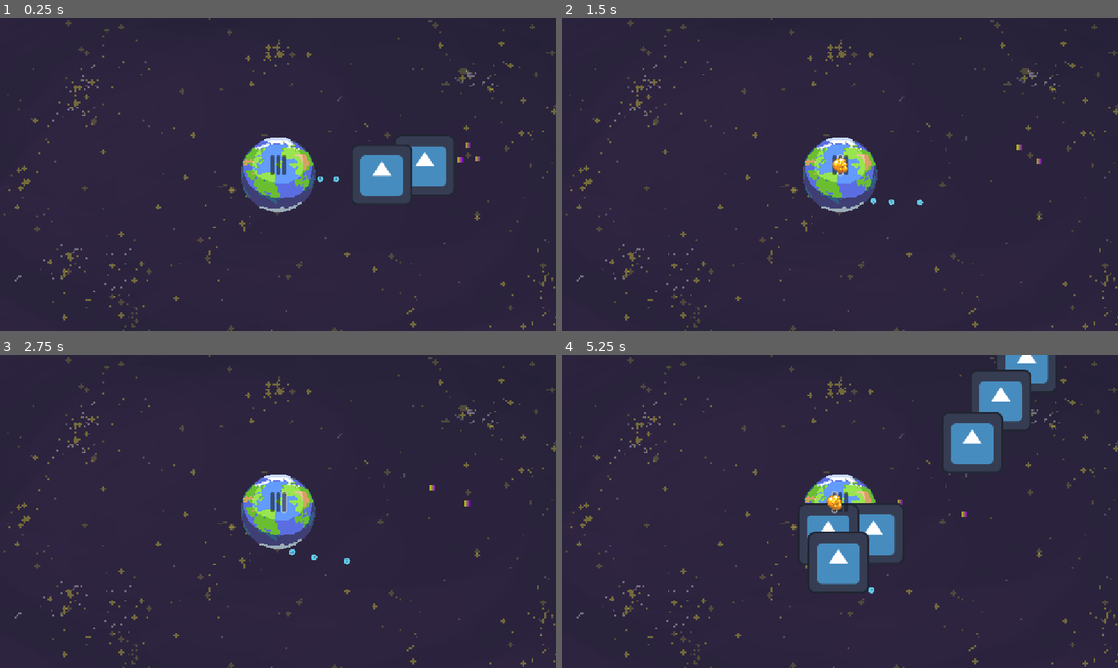
Above: before the commit, frames 1-4 (two rows, left to right).
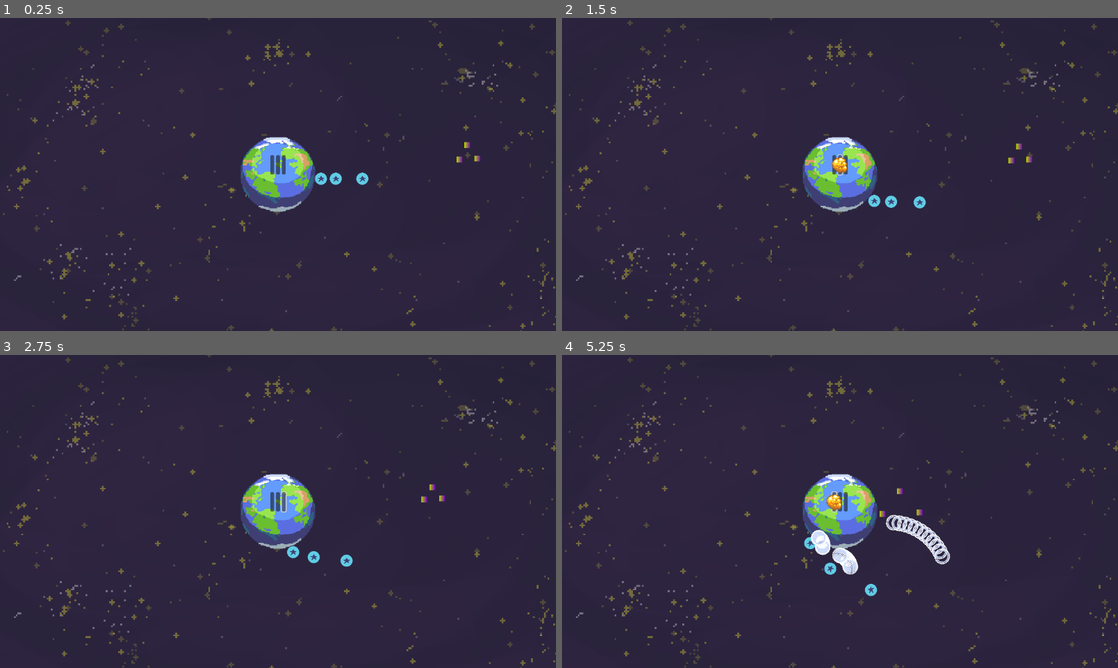
Above: after the commit, the same moments.

Repository: BoiPlex/Orbitron
Game: Godot game, scene res://scenes/game_world.tscn
Same seed, same stepped clock (60 frames per second), same inputs: the game is played once before the commit and once after it. The engine's default icon, where the game draws it, is replaced by a stand-in: a white triangle on a blue panel in a dark square.
Inputs (mouse positions are in pixels of both pictures, inside the frame that each line leads up to):
- Up to frame 1 (0.25 s): no input
- Up to frame 2 (1.5 s): click (834, 165) at 0.5 s; click (840, 165) at 1.25 s
- Up to frame 3 (2.75 s): click (283, 502) at 2 s
- Up to frame 4 (5.25 s): click (834, 502) at 2.75 s; click (840, 502) at 3.5 s; click (845, 502) at 4.25 s; click (834, 502) at 5 s

The runs differ from the first frame. In frame 1, 4.7% of the frame differs, in the area x 0-100%, y 0-100%; in frame 2, 1.6%; in frame 3, 1.6%; in frame 4, 10%.

Commit message:
tower sprite and balance updates

Diff:
--- a/orbitron-game/project.godot
+++ b/orbitron-game/project.godot
@@ -30,7 +30,7 @@
 
 [display]
 
-window/stretch/mode="canvas_items"
+window/stretch/mode="viewport"
 
 [layer_names]
 
--- a/orbitron-game/resources/basic_ally_proj.tres
+++ b/orbitron-game/resources/basic_ally_proj.tres
@@ -1,7 +1,7 @@
 [gd_resource type="Resource" script_class="ProjectileStats" load_steps=3 format=3 uid="uid://bal7popik6k7r"]
 
 [ext_resource type="Script" uid="uid://bdl3ke2ju4jip" path="res://scripts/resources/projectile_stats_template.gd" id="1_tgpor"]
-[ext_resource type="Texture2D" uid="uid://1gfdlpqbdq6i" path="res://icon.svg" id="2_fm77b"]
+[ext_resource type="Texture2D" uid="uid://bktys4mgw7o0" path="res://assets/gunproj.png" id="2_fm77b"]
 
 [resource]
 script = ExtResource("1_tgpor")
--- a/orbitron-game/resources/melee_proj.tres
+++ b/orbitron-game/resources/melee_proj.tres
@@ -1,12 +1,14 @@
-[gd_resource type="Resource" script_class="ProjectileStats" load_steps=2 format=3 uid="uid://dbujadhdken3l"]
+[gd_resource type="Resource" script_class="ProjectileStats" load_steps=3 format=3 uid="uid://dbujadhdken3l"]
 
 [ext_resource type="Script" uid="uid://bdl3ke2ju4jip" path="res://scripts/resources/projectile_stats_template.gd" id="1_fcp80"]
+[ext_resource type="Texture2D" uid="uid://ce54mdqokva0x" path="res://assets/meleeproj.png" id="2_3mfko"]
 
 [resource]
 script = ExtResource("1_fcp80")
 initial_speed = 1000.0
 destroy_on_hit = false
 lifetime = 0.1
+sprite_texture = ExtResource("2_3mfko")
 entity_name = ""
 max_health = 100
 contact_damage = 10
--- a/orbitron-game/resources/melee_tower_I.tres
+++ b/orbitron-game/resources/melee_tower_I.tres
@@ -1,7 +1,8 @@
-[gd_resource type="Resource" script_class="TowerStats" load_steps=4 format=3 uid="uid://c81ugxxb0bo5o"]
+[gd_resource type="Resource" script_class="TowerStats" load_steps=5 format=3 uid="uid://c81ugxxb0bo5o"]
 
 [ext_resource type="Resource" uid="uid://dbujadhdken3l" path="res://resources/melee_proj.tres" id="1_8omnl"]
 [ext_resource type="Script" uid="uid://b3qwo5g5sgdgc" path="res://scripts/resources/tower_stats_template.gd" id="1_71nee"]
+[ext_resource type="Texture2D" uid="uid://cevqwon12rr3j" path="res://assets/melee1.png" id="3_nqwlw"]
 [ext_resource type="Resource" uid="uid://cb014gopfihqt" path="res://resources/melee_tower_II.tres" id="3_o04ps"]
 
 [resource]
@@ -16,6 +17,7 @@
 bursts = 1
 burst_interval = 0.0
 detection_range = 50.0
+sprite_texture = ExtResource("3_nqwlw")
 entity_name = "Guardian I"
 max_health = 200
 contact_damage = 10
--- a/orbitron-game/resources/melee_tower_II.tres
+++ b/orbitron-game/resources/melee_tower_II.tres
@@ -1,8 +1,9 @@
-[gd_resource type="Resource" script_class="TowerStats" load_steps=4 format=3 uid="uid://cb014gopfihqt"]
+[gd_resource type="Resource" script_class="TowerStats" load_steps=5 format=3 uid="uid://cb014gopfihqt"]
 
 [ext_resource type="Resource" uid="uid://dbujadhdken3l" path="res://resources/melee_proj.tres" id="1_vpdqb"]
 [ext_resource type="Script" uid="uid://b3qwo5g5sgdgc" path="res://scripts/resources/tower_stats_template.gd" id="2_f2ioy"]
 [ext_resource type="Resource" uid="uid://cn5tupdtk0clw" path="res://resources/melee_tower_III.tres" id="3_f2ioy"]
+[ext_resource type="Texture2D" uid="uid://w3lfir2r1kc8" path="res://assets/melee2.png" id="3_uocc1"]
 
 [resource]
 script = ExtResource("2_f2ioy")
@@ -16,6 +17,7 @@
 bursts = 1
 burst_interval = 0.0
 detection_range = 40.0
+sprite_texture = ExtResource("3_uocc1")
 entity_name = "Guardian II"
 max_health = 300
 contact_damage = 50
--- a/orbitron-game/resources/melee_tower_III.tres
+++ b/orbitron-game/resources/melee_tower_III.tres
@@ -1,7 +1,8 @@
-[gd_resource type="Resource" script_class="TowerStats" load_steps=3 format=3 uid="uid://cn5tupdtk0clw"]
+[gd_resource type="Resource" script_class="TowerStats" load_steps=4 format=3 uid="uid://cn5tupdtk0clw"]
 
 [ext_resource type="Resource" uid="uid://dbujadhdken3l" path="res://resources/melee_proj.tres" id="1_tx3y6"]
 [ext_resource type="Script" uid="uid://b3qwo5g5sgdgc" path="res://scripts/resources/tower_stats_template.gd" id="2_lsyb2"]
+[ext_resource type="Texture2D" uid="uid://duqvxjmnyxsdv" path="res://assets/melee3.png" id="3_lsyb2"]
 
 [resource]
 script = ExtResource("2_lsyb2")
@@ -14,6 +15,7 @@
 bursts = 1
 burst_interval = 0.0
 detection_range = 35.0
+sprite_texture = ExtResource("3_lsyb2")
 entity_name = "Guardian III"
 max_health = 700
 contact_damage = 100
--- a/orbitron-game/resources/repulsor_projectile.tres
+++ b/orbitron-game/resources/repulsor_projectile.tres
@@ -1,12 +1,14 @@
-[gd_resource type="Resource" script_class="ProjectileStats" load_steps=2 format=3 uid="uid://s0olcfmcwr81"]
+[gd_resource type="Resource" script_class="ProjectileStats" load_steps=3 format=3 uid="uid://s0olcfmcwr81"]
 
 [ext_resource type="Script" uid="uid://bdl3ke2ju4jip" path="res://scripts/resources/projectile_stats_template.gd" id="1_xnrxp"]
+[ext_resource type="Texture2D" uid="uid://34s7ddppubk3" path="res://assets/repulseproj.png" id="2_7eogl"]
 
 [resource]
 script = ExtResource("1_xnrxp")
 initial_speed = 100.0
 destroy_on_hit = false
 lifetime = 2.0
+sprite_texture = ExtResource("2_7eogl")
 entity_name = ""
 max_health = 100
 contact_damage = 10
--- a/orbitron-game/resources/repulsor_tower_I.tres
+++ b/orbitron-game/resources/repulsor_tower_I.tres
@@ -1,8 +1,9 @@
-[gd_resource type="Resource" script_class="TowerStats" load_steps=4 format=3 uid="uid://buuvvd74r2kkp"]
+[gd_resource type="Resource" script_class="TowerStats" load_steps=5 format=3 uid="uid://buuvvd74r2kkp"]
 
 [ext_resource type="Script" uid="uid://b3qwo5g5sgdgc" path="res://scripts/resources/tower_stats_template.gd" id="1_7g755"]
 [ext_resource type="Resource" uid="uid://s0olcfmcwr81" path="res://resources/repulsor_projectile.tres" id="1_dd3ta"]
 [ext_resource type="Resource" uid="uid://b8uskbgmywfcl" path="res://resources/repulsor_tower_II.tres" id="3_3ig1v"]
+[ext_resource type="Texture2D" uid="uid://0aivnv5j13e0" path="res://assets/repulse1.png" id="3_huxo6"]
 
 [resource]
 script = ExtResource("1_7g755")
@@ -16,6 +17,7 @@
 bursts = 1
 burst_interval = 0.0
 detection_range = 100.0
+sprite_texture = ExtResource("3_huxo6")
 entity_name = "Repulsor I"
 max_health = 100
 contact_damage = 10
--- a/orbitron-game/resources/repulsor_tower_II.tres
+++ b/orbitron-game/resources/repulsor_tower_II.tres
@@ -1,7 +1,8 @@
-[gd_resource type="Resource" script_class="TowerStats" load_steps=4 format=3 uid="uid://b8uskbgmywfcl"]
+[gd_resource type="Resource" script_class="TowerStats" load_steps=5 format=3 uid="uid://b8uskbgmywfcl"]
 
 [ext_resource type="Resource" uid="uid://s0olcfmcwr81" path="res://resources/repulsor_projectile.tres" id="1_3n4p1"]
 [ext_resource type="Script" uid="uid://b3qwo5g5sgdgc" path="res://scripts/resources/tower_stats_template.gd" id="2_naraj"]
+[ext_resource type="Texture2D" uid="uid://0aivnv5j13e0" path="res://assets/repulse1.png" id="3_110k3"]
 [ext_resource type="Resource" uid="uid://bjdegyhfny7mk" path="res://resources/repulsor_tower_III.tres" id="3_naraj"]
 
 [resource]
@@ -12,10 +13,11 @@
 projectile = ExtResource("1_3n4p1")
 fire_rate = 0.3
 spread_copies = 6
-spread_angle = 0.15
+spread_angle = 0.11
 bursts = 1
 burst_interval = 0.0
-detection_range = 100.0
+detection_range = 140.0
+sprite_texture = ExtResource("3_110k3")
 entity_name = "Repulsor II"
 max_health = 200
 contact_damage = 10
--- a/orbitron-game/resources/repulsor_tower_III.tres
+++ b/orbitron-game/resources/repulsor_tower_III.tres
@@ -1,19 +1,21 @@
-[gd_resource type="Resource" script_class="TowerStats" load_steps=3 format=3 uid="uid://bjdegyhfny7mk"]
+[gd_resource type="Resource" script_class="TowerStats" load_steps=4 format=3 uid="uid://bjdegyhfny7mk"]
 
 [ext_resource type="Resource" uid="uid://s0olcfmcwr81" path="res://resources/repulsor_projectile.tres" id="1_yhn8r"]
 [ext_resource type="Script" uid="uid://b3qwo5g5sgdgc" path="res://scripts/resources/tower_stats_template.gd" id="2_2c41u"]
+[ext_resource type="Texture2D" uid="uid://dtmvb5v86am3i" path="res://assets/repulse3.png" id="3_2c41u"]
 
 [resource]
 script = ExtResource("2_2c41u")
 cost = 100
 orbiting_speed = 40.0
 projectile = ExtResource("1_yhn8r")
-fire_rate = 0.2
+fire_rate = 0.3
 spread_copies = 12
-spread_angle = 0.15
+spread_angle = 0.1
 bursts = 1
 burst_interval = 0.0
-detection_range = 100.0
+detection_range = 180.0
+sprite_texture = ExtResource("3_2c41u")
 entity_name = "Repulsor III"
 max_health = 300
 contact_damage = 10
--- a/orbitron-game/resources/shoot_tower_I.tres
+++ b/orbitron-game/resources/shoot_tower_I.tres
@@ -3,7 +3,7 @@
 [ext_resource type="Script" uid="uid://b3qwo5g5sgdgc" path="res://scripts/resources/tower_stats_template.gd" id="1_7qfe8"]
 [ext_resource type="Resource" uid="uid://bal7popik6k7r" path="res://resources/basic_ally_proj.tres" id="1_ey7u4"]
 [ext_resource type="Resource" uid="uid://cs2ho6uqdkqa3" path="res://resources/shoot_tower_II.tres" id="3_bc5ax"]
-[ext_resource type="Texture2D" uid="uid://0aivnv5j13e0" path="res://assets/repulse1.png" id="3_r8fdl"]
+[ext_resource type="Texture2D" uid="uid://63qwjkxeq0nc" path="res://assets/shoot1.png" id="3_r8fdl"]
 
 [resource]
 script = ExtResource("1_7qfe8")
--- a/orbitron-game/resources/shoot_tower_II.tres
+++ b/orbitron-game/resources/shoot_tower_II.tres
@@ -3,7 +3,7 @@
 [ext_resource type="Resource" uid="uid://bal7popik6k7r" path="res://resources/basic_ally_proj.tres" id="1_01tjd"]
 [ext_resource type="Script" uid="uid://b3qwo5g5sgdgc" path="res://scripts/resources/tower_stats_template.gd" id="1_i0gep"]
 [ext_resource type="Resource" uid="uid://cjoo0taj1jhcs" path="res://resources/shoot_tower_III.tres" id="3_5mxyd"]
-[ext_resource type="Texture2D" uid="uid://bfyqq8xhqtvkb" path="res://assets/repulse2.png" id="3_15w4x"]
+[ext_resource type="Texture2D" uid="uid://bxql1rxlrdxnb" path="res://assets/shoot2.png" id="3_15w4x"]
 
 [resource]
 script = ExtResource("1_i0gep")
--- a/orbitron-game/resources/shoot_tower_III.tres
+++ b/orbitron-game/resources/shoot_tower_III.tres
@@ -2,7 +2,7 @@
 
 [ext_resource type="Resource" uid="uid://bal7popik6k7r" path="res://resources/basic_ally_proj.tres" id="1_0okn4"]
 [ext_resource type="Script" uid="uid://b3qwo5g5sgdgc" path="res://scripts/resources/tower_stats_template.gd" id="1_wmsc3"]
-[ext_resource type="Texture2D" uid="uid://dtmvb5v86am3i" path="res://assets/repulse3.png" id="3_85yeu"]
+[ext_resource type="Texture2D" uid="uid://dhgxpkenic5y3" path="res://assets/shoot3.png" id="3_85yeu"]
 
 [resource]
 script = ExtResource("1_wmsc3")
--- a/orbitron-game/scenes/tower.tscn
+++ b/orbitron-game/scenes/tower.tscn
@@ -2,26 +2,29 @@
 
 [ext_resource type="Script" uid="uid://bact5q3bmxsrh" path="res://scripts/bodies/tower.gd" id="1_qrbg1"]
 [ext_resource type="Script" uid="uid://djiqi435icfju" path="res://scripts/components/hitbox_component.gd" id="2_jfguu"]
-[ext_resource type="Resource" uid="uid://cs2ho6uqdkqa3" path="res://resources/shoot_tower_II.tres" id="2_xl0gn"]
+[ext_resource type="Resource" uid="uid://bjdegyhfny7mk" path="res://resources/repulsor_tower_III.tres" id="2_xl0gn"]
 [ext_resource type="Script" uid="uid://c7wj8tj6k5kjl" path="res://scripts/components/colored_collider.gd" id="3_85u2j"]
 [ext_resource type="Script" uid="uid://bsmkv7habdqi5" path="res://scripts/components/hurtbox_component.gd" id="4_xl0gn"]
 [ext_resource type="Script" uid="uid://bhkkdgseo08jf" path="res://scripts/components/detection_component.gd" id="5_jfguu"]
 [ext_resource type="Script" uid="uid://drbp4v7pj8glb" path="res://scripts/factories/projectile_factory.gd" id="6_85u2j"]
-
-[sub_resource type="CircleShape2D" id="CircleShape2D_vqps3"]
-resource_local_to_scene = true
-
-[sub_resource type="CircleShape2D" id="CircleShape2D_qfw7u"]
-resource_local_to_scene = true
-
-[sub_resource type="CircleShape2D" id="CircleShape2D_p8022"]
-resource_local_to_scene = true
 
 [sub_resource type="Gradient" id="Gradient_qrbg1"]
 colors = PackedColorArray(0.619926, 0.365044, 0, 1, 0.620571, 0.354512, 1, 1)
 
 [sub_resource type="GradientTexture2D" id="GradientTexture2D_jfguu"]
 gradient = SubResource("Gradient_qrbg1")
+
+[sub_resource type="CircleShape2D" id="CircleShape2D_vqps3"]
+resource_local_to_scene = true
+radius = 13.0
+
+[sub_resource type="CircleShape2D" id="CircleShape2D_qfw7u"]
+resource_local_to_scene = true
+radius = 13.0
+
+[sub_resource type="CircleShape2D" id="CircleShape2D_p8022"]
+resource_local_to_scene = true
+radius = 12.0
 
 [sub_resource type="CircleShape2D" id="CircleShape2D_jfguu"]
 radius = 111.0
@@ -31,6 +34,10 @@
 debug_build_template = ExtResource("2_xl0gn")
 projectile_factory = NodePath("ProjectileFactory")
 metadata/_custom_type_script = "uid://wkf0om5bqdy"
+
+[node name="Sprite2D" type="Sprite2D" parent="."]
+scale = Vector2(0.4, 0.4)
+texture = SubResource("GradientTexture2D_jfguu")
 
 [node name="HitboxComponent" type="Area2D" parent="."]
 script = ExtResource("2_jfguu")
@@ -57,10 +64,6 @@
 script = ExtResource("3_85u2j")
 metadata/_custom_type_script = "uid://c7wj8tj6k5kjl"
 
-[node name="Sprite2D" type="Sprite2D" parent="."]
-scale = Vector2(0.2, 0.2)
-texture = SubResource("GradientTexture2D_jfguu")
-
 [node name="DetectionComponent" type="Area2D" parent="."]
 collision_layer = 2
 collision_mask = 80
--- a/orbitron-game/scripts/projectile_pool.gd
+++ b/orbitron-game/scripts/projectile_pool.gd
@@ -37,6 +37,7 @@
 	proj.init_projectile(stats)
 	proj.global_position = pos
 	proj.velocity = velocity
+	proj.sprite.rotation = velocity.angle()
 	proj.enable()
 
 	_index += 1
--- a/orbitron-game/scripts/resources/tower_stats_template.gd
+++ b/orbitron-game/scripts/resources/tower_stats_template.gd
@@ -8,7 +8,7 @@
 @export_group("Firing")
 @export var projectile: ProjectileStats
 @export var fire_rate: float = 1
-@export_range(0, 12.1) var spread_copies: int = 1
+@export_range(0, 100.1) var spread_copies: int = 1
 @export_range(0, 2 * PI) var spread_angle: float = 0
 @export_range(0, 22.1) var bursts: int = 1
 @export_range(0, 1.0) var burst_interval: float = 0
Binary file added: orbitron-game/assets/gunproj.png
Not shown, added: orbitron-game/assets/gunproj.png.import
Binary file added: orbitron-game/assets/meleeproj.aseprite
Binary file added: orbitron-game/assets/meleeproj.png
Not shown, added: orbitron-game/assets/meleeproj.png.import
Binary file added: orbitron-game/assets/repulseproj.png
Not shown, added: orbitron-game/assets/repulseproj.png.import
